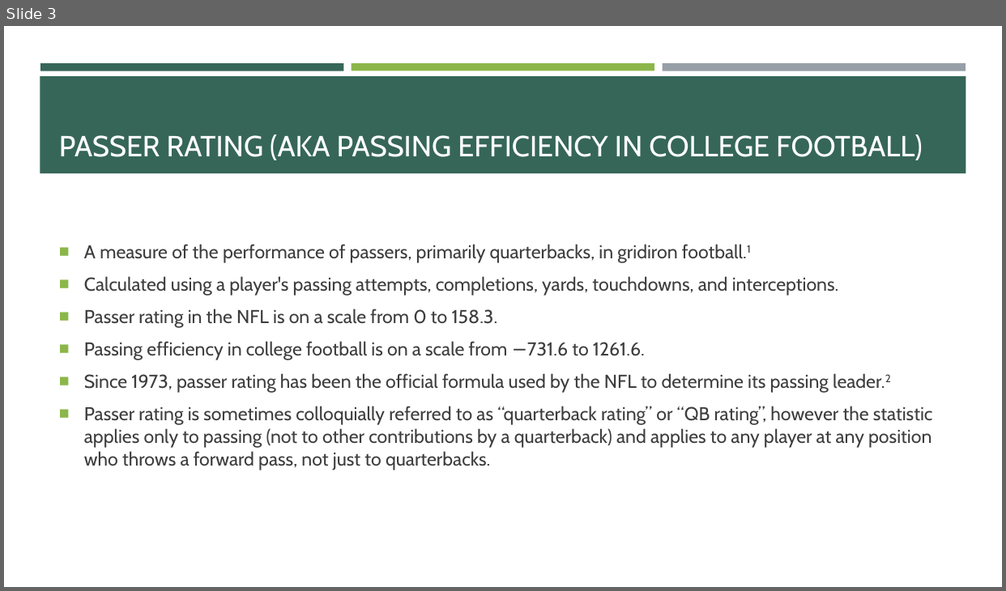
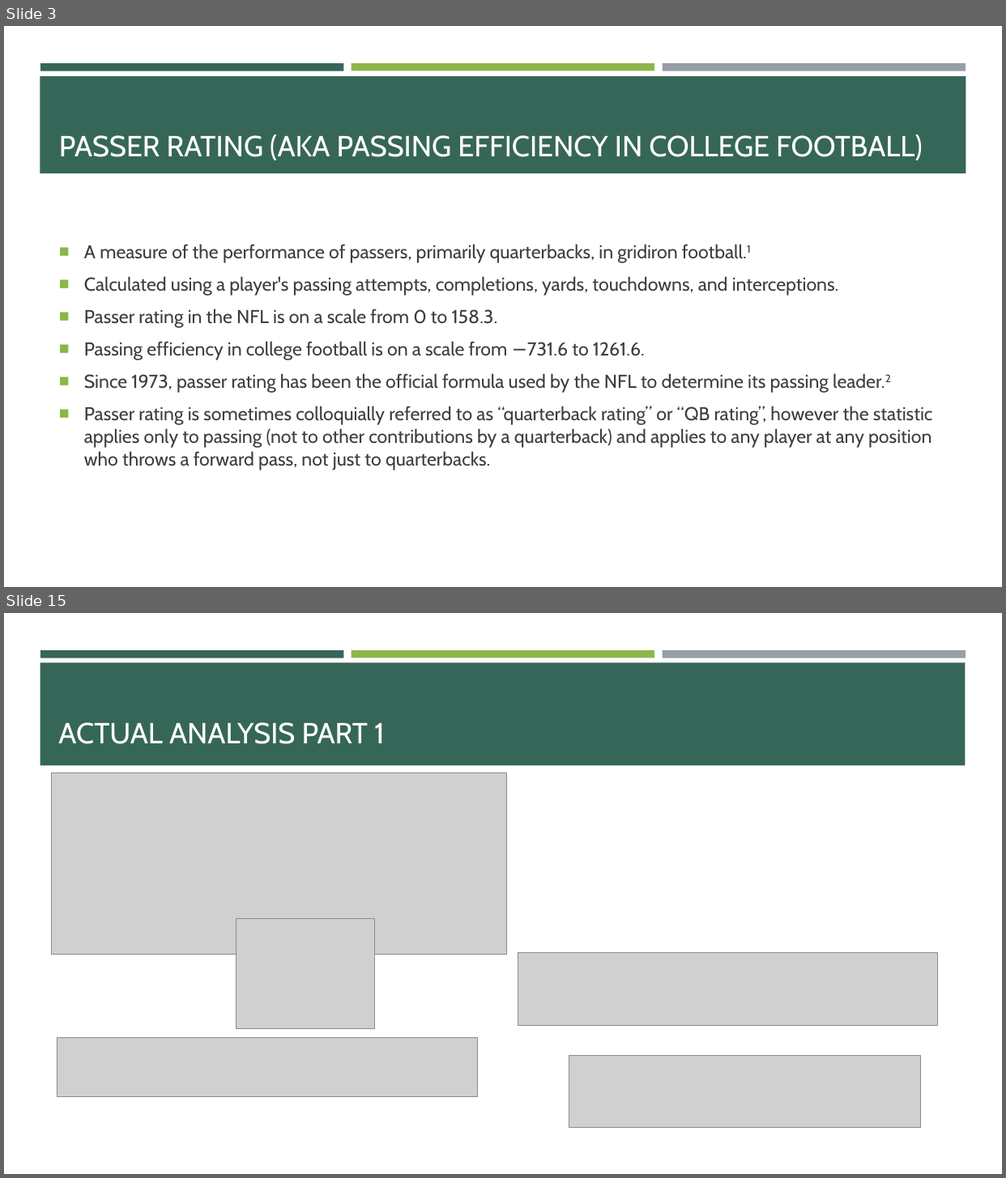
Before and after one commit to haverga/project_04, a slide deck: p4_slides.pptx. Shown one above the other, each under a label of ours: slide 3 before the commit, slides 3 and 15 after it; the slides between them are not shown. The pictures are 1006x591 and 1006x1178 pixels, drawn with LibreOffice and Linux fonts; fonts in the diff are those of the drawing; grey boxes stand for pictures. Boxes give left, top, right and bottom in pixels: in the first picture for what was removed or moved away, otherwise in the second. Text is boxed around its words. In the diff, an @@ line names an element or a change of style, - is before the commit and + after.

```diff
--- a/p4_slides.pptx
+++ b/p4_slides.pptx
@@ slide 15 added at (4, 613, 1002, 1174), background #FFFFFF; not listed: 3 template elements that a slide beside it also shows @@
@@ rectangle added at (40, 662, 965, 766), fill #366658 @@
@@ title added at (58, 722, 385, 744), 28 pt, text #FFFFFF @@
+ACTUAL ANALYSIS PART 1
@@ picture added at (51, 773, 506, 955) @@
@@ picture added at (236, 919, 374, 1029) @@
@@ picture added at (518, 953, 938, 1025) @@
@@ picture added at (57, 1038, 478, 1097) @@
@@ picture added at (569, 1056, 921, 1128) @@
```
Also in this commit, not shown: 1 slide changed, 23 other slides added, 1 other file.
